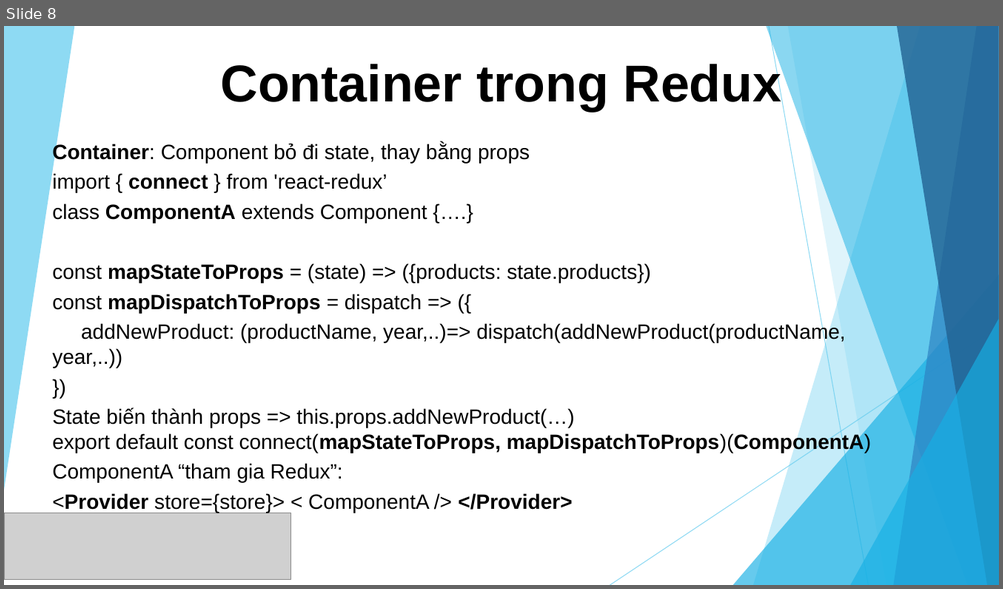
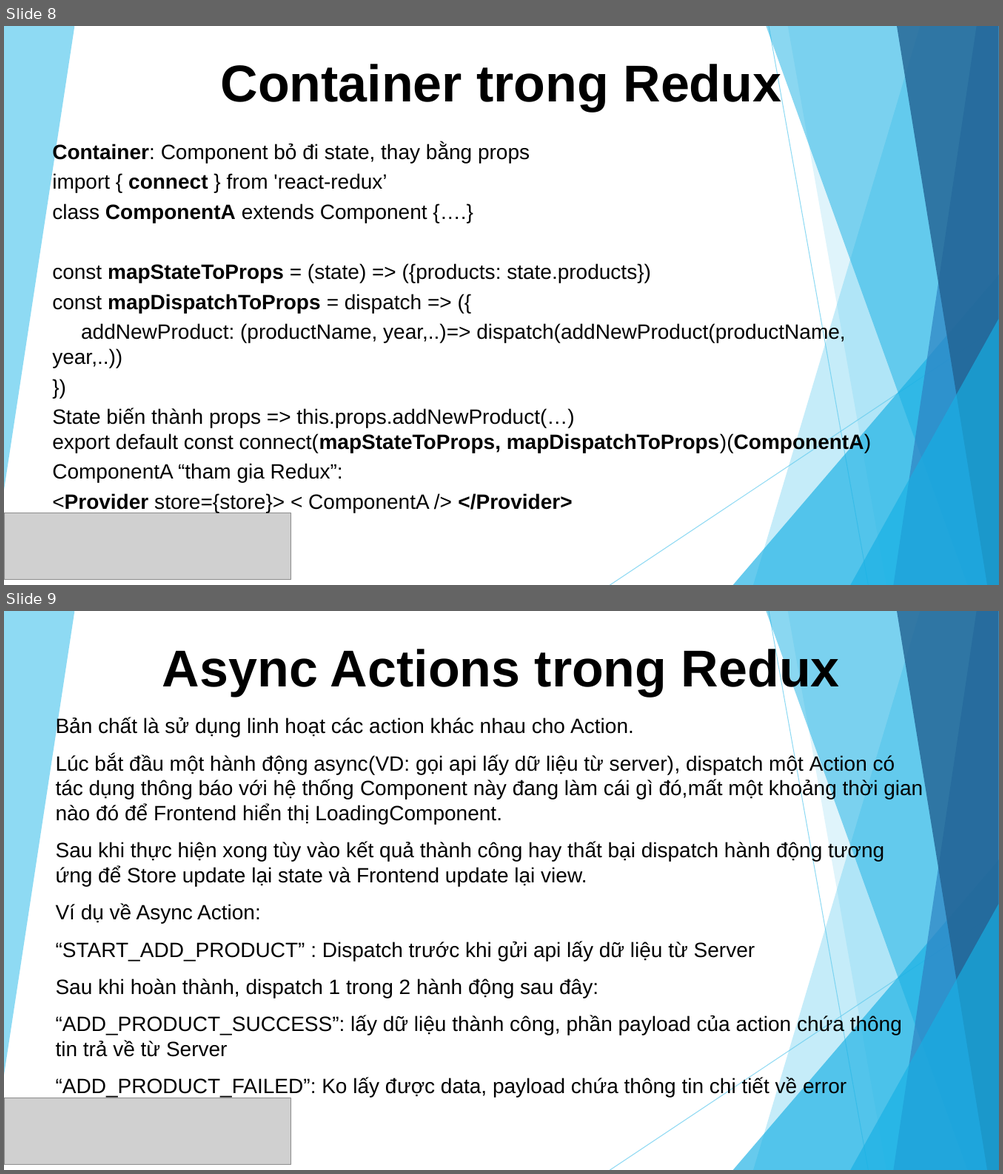
Before and after one commit to sunlight3d/CecomtechReactJST03-2019, a slide deck: Phần 5-Quản lý State với Redux.pptx. Shown one above the other, each under a label of ours: slide 8 before the commit, slides 8 and 9 after it. The pictures are 1003x589 and 1003x1174 pixels, drawn with LibreOffice and Linux fonts; fonts in the diff are those of the drawing; grey boxes stand for pictures. Boxes give left, top, right and bottom in pixels: in the first picture for what was removed or moved away, otherwise in the second. Text is boxed around its words. In the diff, an @@ line names an element or a change of style, - is before the commit and + after.

```diff
--- a/Phần 5-Quản lý State với Redux.pptx
+++ b/Phần 5-Quản lý State với Redux.pptx
@@ slide 9 added at (4, 611, 999, 1170), background #FFFFFF; not listed: 10 template elements that a slide beside it also shows @@
@@ title added at (162, 645, 839, 696), 50 pt, text #000000, bold @@
+Async Actions trong Redux
@@ subtitle added at (56, 717, 922, 1098), 20 pt, text #000000 @@
+Bản chất là sử dụng linh hoạt các action khác nhau cho Action.
+Lúc bắt đầu một hành động async(VD: gọi api lấy dữ liệu từ server), dispatch một Action có tác dụng thông báo với hệ thống Component này đang làm cái gì đó,mất một khoảng thời gian nào đó để Frontend hiển thị LoadingComponent.
+Sau khi thực hiện xong tùy vào kết quả thành công hay thất bại dispatch hành động tương ứng để Store update lại state và Frontend update lại view.
+Ví dụ về Async Action:
+“START_ADD_PRODUCT” : Dispatch trước khi gửi api lấy dữ liệu từ Server
+Sau khi hoàn thành, dispatch 1 trong 2 hành động sau đây:
+“ADD_PRODUCT_SUCCESS”: lấy dữ liệu thành công, phần payload của action chứa thông tin trả về từ Server
+“ADD_PRODUCT_FAILED”: Ko lấy được data, payload chứa thông tin chi tiết về error
@@ picture added at (4, 1099, 291, 1165) @@
```
Also in this commit, not shown: 1 slide changed, 4 other slides added, 6 other files.
